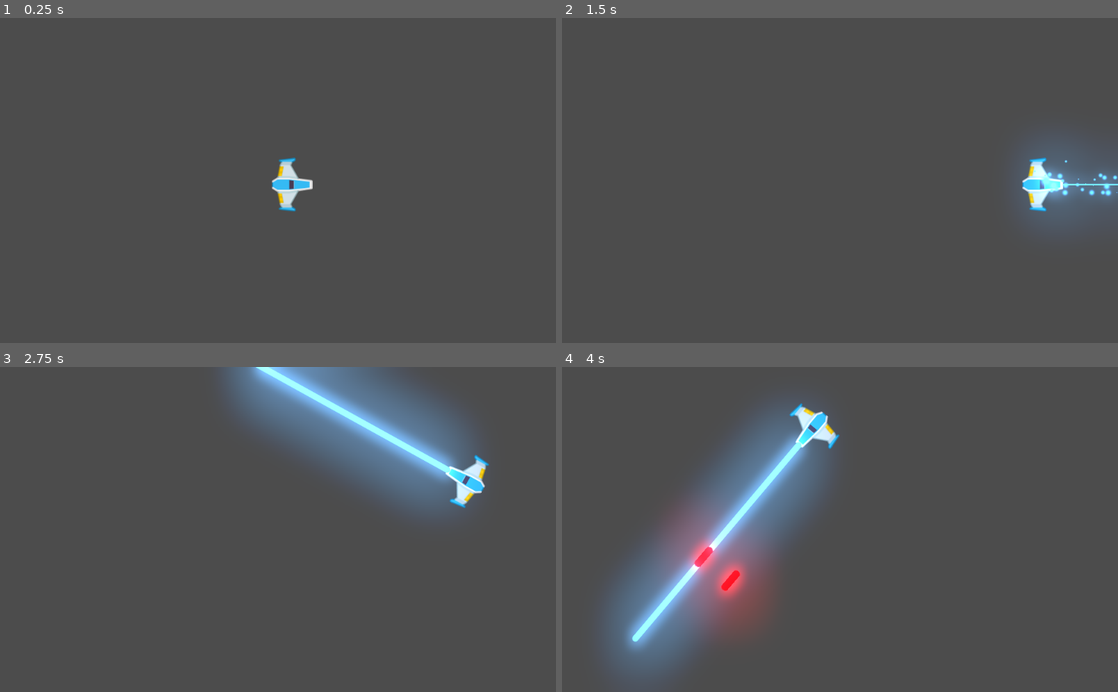
Above: before the commit, frames 1-4 (two rows, left to right).
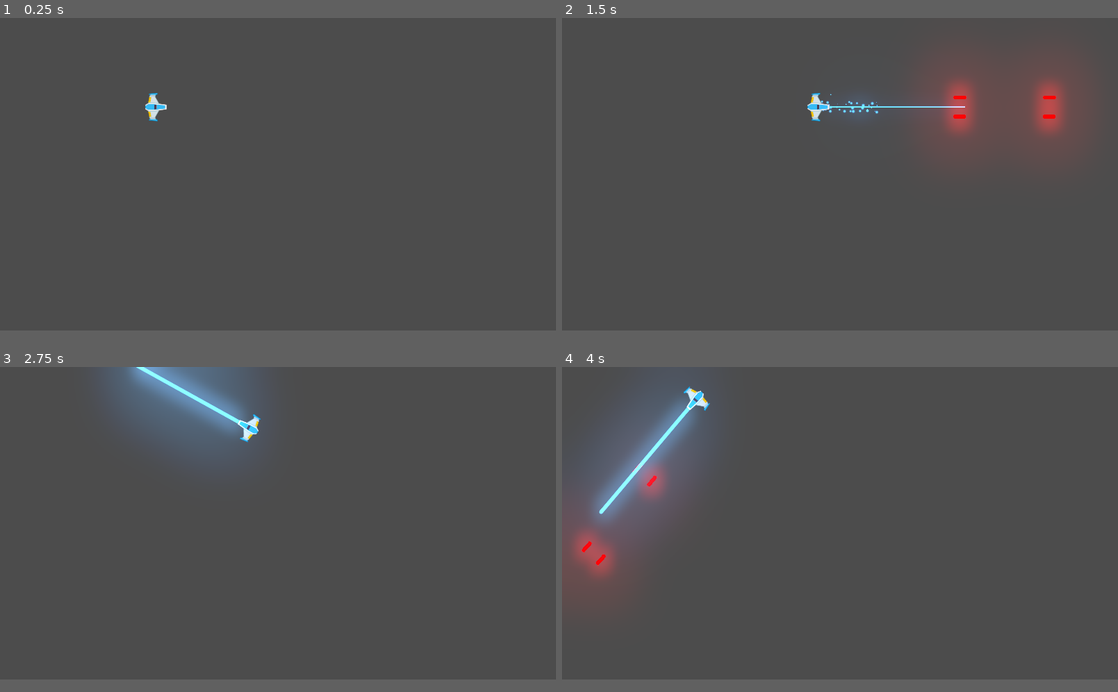
Above: after the commit, the same moments.

Repository: LucasEscribe/MeteoricaLocura
Game: Godot game, scene res://Juego/Niveles/NivelTest.tscn
Two runs of this game, one before a commit and one after it. Both use one fixed random seed, a clock stepped at 60 frames per second and the inputs below.
Inputs (mouse positions are in pixels of both pictures, inside the frame that each line leads up to):
- Up to frame 1 (0.25 s): no input
- Up to frame 2 (1.5 s): tap Enter at 0.5 s; move the mouse to (962, 164) at 0.52 s; hold W (mover_adelante) 0.53-1.28 s; hold Space (disparo_principal) 0.53-1.28 s; move the mouse to (728, 196) at 1.27 s; hold S (mover_atras) from 1.28 s (still down); right-click (728, 196) at 1.35 s
- Up to frame 3 (2.75 s): move the mouse to (333, 458) at 2.02 s; release S (mover_atras) at 2.03 s; hold W (mover_adelante) from 2.03 s (still down); hold A (rotar_antihorario) from 2.03 s (still down)
- Up to frame 4 (4 s): move the mouse to (812, 594) at 2.77 s; release A (rotar_antihorario) at 2.78 s; tap D (rotar_horario) at 2.85 s; move the mouse to (1006, 578) at 3.52 s; release W (mover_adelante) at 3.53 s; hold S (mover_atras) from 3.53 s (still down); hold Space (disparo_principal) from 3.53 s (still down)
In our replay, the window is 800x468 before the commit and 800x450 after it. These sizes can differ from the game's own. Grey fills any space a smaller window leaves; there, only what the larger window draws over its background counts as a difference.

The runs differ from the first frame. In frame 1, 0.8% of the frame differs, in the area x 26-57%, y 23-60%; in frame 2, 8.7%; in frame 3, 18%; in frame 4, 25%, in the area x 0-50%, y 5-97%.

Commit message:
Proyectiles Nuevos
Heredamos la escena Proyectil y creamos escenas ProyectilPlayer y ProyectilEnemigo con sus respectivas colisiones y Z index

Diff:
--- a/Juego/Naves/Player/Player.tscn
+++ b/Juego/Naves/Player/Player.tscn
@@ -9,6 +9,9 @@
 radius = 36.5137
 
 [node name="Player" type="RigidBody2D"]
+z_index = 50
+z_as_relative = false
+collision_mask = 22
 
 [node name="Sprite" type="Sprite" parent="."]
 rotation = 1.5708
--- a/Juego/Proyectiles/Laser/LaserBeam2D.tscn
+++ b/Juego/Proyectiles/Laser/LaserBeam2D.tscn
@@ -61,6 +61,8 @@
 color_ramp = SubResource( 2 )
 
 [node name="LaserBeam2D" type="RayCast2D"]
+z_index = 41
+z_as_relative = false
 enabled = true
 cast_to = Vector2( 0, 0 )
 script = ExtResource( 1 )
--- a/Juego/Proyectiles/Proyectil.tscn
+++ b/Juego/Proyectiles/Proyectil.tscn
@@ -1,11 +1,7 @@
-[gd_scene load_steps=4 format=2]
+[gd_scene load_steps=3 format=2]
 
 [ext_resource path="res://Juego/Proyectiles/proyectil_player.png" type="Texture" id=1]
 [ext_resource path="res://Juego/Proyectiles/Proyectil.gd" type="Script" id=2]
-
-[sub_resource type="CapsuleShape2D" id=1]
-radius = 6.55229
-height = 32.9944
 
 [node name="Proyectil" type="Area2D"]
 script = ExtResource( 2 )
@@ -18,7 +14,6 @@
 
 [node name="CollisionShape2D" type="CollisionShape2D" parent="."]
 rotation = 1.5708
-shape = SubResource( 1 )
 
 [node name="VisibilityNotifier2D" type="VisibilityNotifier2D" parent="."]
 position = Vector2( 0.223313, 0.124104 )
--- /dev/null
+++ b/Juego/Proyectiles/ProyectilEnemigo.tscn
@@ -0,0 +1,24 @@
+[gd_scene load_steps=4 format=2]
+
+[ext_resource path="res://Juego/Proyectiles/Proyectil.tscn" type="PackedScene" id=1]
+[ext_resource path="res://Juego/Proyectiles/proyectil_enemigo.png" type="Texture" id=2]
+
+[sub_resource type="CapsuleShape2D" id=1]
+radius = 5.64494
+height = 23.3575
+
+[node name="ProyectilEnemigo" instance=ExtResource( 1 )]
+z_index = 39
+z_as_relative = false
+collision_layer = 16
+collision_mask = 5
+
+[node name="Sprite" parent="." index="0"]
+modulate = Color( 0, 1.3, 0.02, 1 )
+scale = Vector2( 1, 1 )
+texture = ExtResource( 2 )
+
+[node name="CollisionShape2D" parent="." index="1"]
+z_index = 39
+z_as_relative = false
+shape = SubResource( 1 )
--- /dev/null
+++ b/Juego/Proyectiles/ProyectilPlayer.tscn
@@ -0,0 +1,16 @@
+[gd_scene load_steps=3 format=2]
+
+[ext_resource path="res://Juego/Proyectiles/Proyectil.tscn" type="PackedScene" id=1]
+
+[sub_resource type="CapsuleShape2D" id=1]
+radius = 7.31241
+height = 31.7468
+
+[node name="ProyectilPlayer" instance=ExtResource( 1 )]
+z_index = 40
+z_as_relative = false
+collision_layer = 8
+collision_mask = 6
+
+[node name="CollisionShape2D" parent="." index="1"]
+shape = SubResource( 1 )
--- a/project.godot
+++ b/project.godot
@@ -46,11 +46,22 @@
 
 config/name="MeteoricaLocura"
 run/main_scene="res://Juego/Niveles/NivelTest.tscn"
-config/icon="res://icon.png"
+config/icon="res://TemporalAssets/LocurasMeteoricas.png"
 
 [autoload]
 
 Eventos="*res://Juego/Autoloads/Eventos.gd"
+
+[display]
+
+window/size/width=1920
+window/size/height=1080
+window/size/resizable=false
+window/size/always_on_top=true
+window/size/test_width=1280
+window/size/test_height=720
+window/stretch/mode="2d"
+window/stretch/aspect="keep"
 
 [input]
 
@@ -91,6 +102,14 @@
  ]
 }
 
+[layer_names]
+
+2d_physics/layer_1="player"
+2d_physics/layer_2="enemigo"
+2d_physics/layer_3="meteorito"
+2d_physics/layer_4="proyectil_player"
+2d_physics/layer_5="proyectil_enemigo"
+
 [physics]
 
 common/enable_pause_aware_picking=true
Binary file added: Juego/Proyectiles/proyectil_enemigo.png
